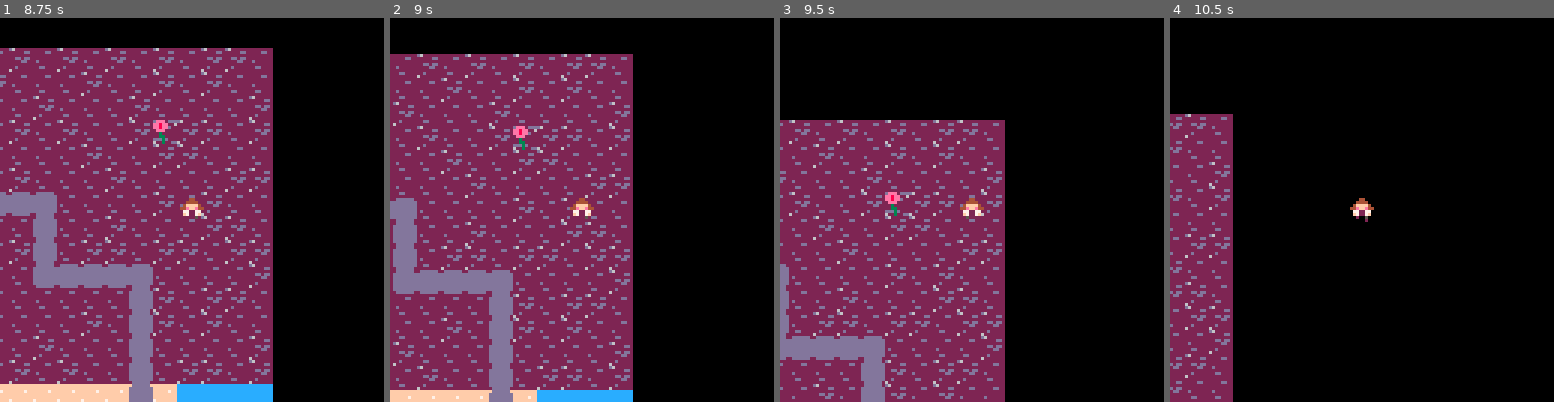
Above: before the commit, frames 1-4 (left to right).
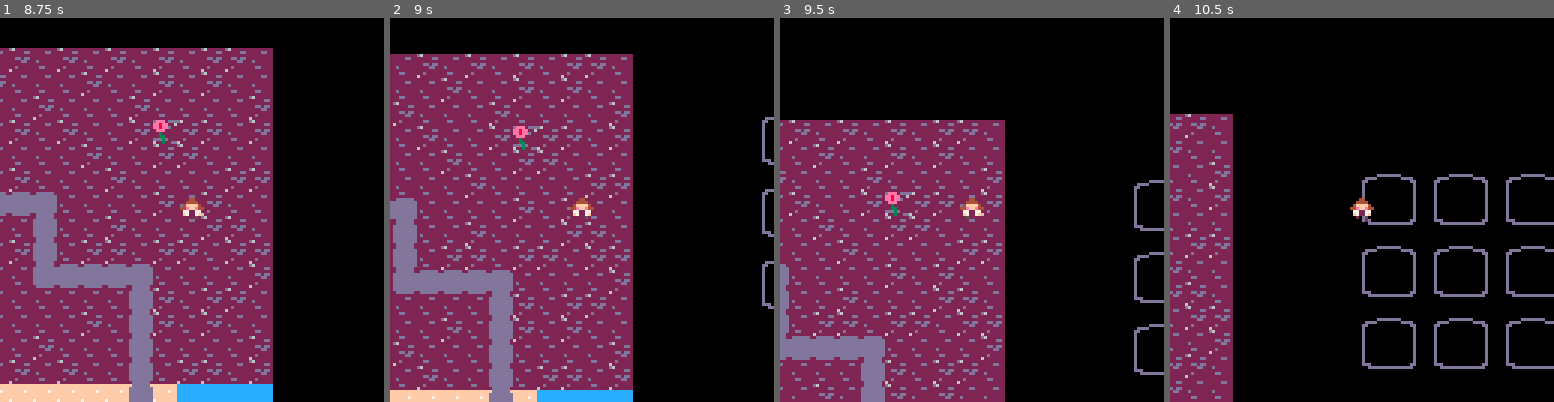
Above: after the commit, the same moments.

Repository: chelhuff/plnt
Game: PICO-8 cartridge plnt.p8
Same seed, same stepped clock (60 frames per second), same inputs: the game is played once before the commit and once after it.
Inputs:
- Up to frame 1 (8.75 s): tap O (Z key) at 1.07, 1.8, 2.43, 3.07, 3.7, 4.33, 4.97, 5.6, 6.23, 6.87, 7.5, 8.13 s; hold Right 2.33-3.33 s; hold Right 3.38-4.22 s; hold Up 4.27-4.67 s; hold Right 4.72-5.72 s; hold Down 5.77-6.1 s; hold Left 6.15-6.98 s; hold Right 7.03-8.03 s; hold Right from 8.08 s (still down)
- Up to frame 2 (9 s): tap O (Z key) at 8.77 s; release Right at 8.92 s; hold Up from 8.97 s (still down)
- Up to frame 3 (9.5 s): release Up at 9.37 s; tap O (Z key) at 9.4 s; hold Right from 9.42 s (still down)
- Up to frame 4 (10.5 s): tap O (Z key) at 10.03 s; release Right at 10.42 s; hold Down from 10.47 s (still down)

Frame 1 is identical in both runs. In frame 2, 0.4% of the frame differs, in the area x 96-100%, y 25-76%; in frame 3, 0.6%; in frame 4, 3.1%, in the area x 50-100%, y 40-92%.

Commit message:
added inventory sprites to map in box form

Diff:
--- a/plnt.p8
+++ b/plnt.p8
@@ -67,25 +67,23 @@
 
 --player movement implemented here
 function game_update()
-    --left arrow key
+
+
     if btn(0) then
         player.x -= player.speed
         move()
     end
 
-    --right arrow key
     if btn(1)  then
         player.x += player.speed
         move()
     end
 
-    --up arrow key
     if btn(2) then
         player.y -= player.speed
         move()
     end
 
-    --down arrow key
     if btn(3) then
         player.y += player.speed
         move()
@@ -110,7 +108,7 @@
     player.moving = true
     player.sprite += 1
     if player.sprite > 2 then
-        player.sprite = 0
+                player.sprite = 0
     end
     cls()
 end
@@ -199,15 +197,15 @@
 __map__
 0404040404040404040404040404040407080807080708070807080708070708000000161616130000000000000000000000000000000000000000000000000000000000000000000000000000000000000000000000000000000000000000000000000000000000000000000000000000000000000000000000000000000000
 0404040404040404040404040404040407080728070808080708080708070808000000161616000000000000000000000000000000000000000000000000000000000000000000000000000000000000000000000000000000000000000000000000000000000000000000000000000000000000000000000000000000000000
-0404040404040404040404040404040408080807080807080808070808080807000000161616000000000000000000000000000000000000000000000000000000000000000000000000000000000000000000000000000000000000000000000000000000000000000000000000000000000000000000000000000000000000
-0404040404040404040404040404040407080708080708070808072707070807000000000000160000000000000000000000000000000000000000000000000000000000000000000000000000000000000000000000000000000000000000000000000000000000000000000000000000000000000000000000000000000000
-0404040404040404040404040404040408080808080808080708080707080808000000000000000000000000000000000000000000000000000000000000000000000000000000000000000000000000000000000000000000000000000000000000000000000000000000000000000000000000000000000000000000000000
-0404040404040404040404040404040407080807080708080807080808080707000000000000000000000000000000000000000000000000000000000000000000000000000000000000000000000000000000000000000000000000000000000000000000000000000000000000000000000000000000000000000000000000
-040404040404041414140404040f0f0f1f1f1f1f1f1f1f080808080708070808000000000000000000000000000000000000000000000000000000000000000000000000000000000000000000000000000000000000000000000000000000000000000000000000000000000000000000000000000000000000000000000000
-0f0f0f0f0f0f0f1415140f0f0f0f04040707080808081f080807080808070708000000000000000000000000000000000000000000000000000000000000000000000000000000000000000000000000000000000000000000000000000000000000000000000000000000000000000000000000000000000000000000000000
-040404040404041414140404040404040808070808071f080707080707080707000000000000000000000000000000000000000000000000000000000000000000000000000000000000000000000000000000000000000000000000000000000000000000000000000000000000000000000000000000000000000000000000
-040404040404040404040404040404040708080808081f1f1f1f1f0808080807000000000000000000000000000000000000000000000000000000000000000000000000000000000000000000000000000000000000000000000000000000000000000000000000000000000000000000000000000000000000000000000000
-04040404040404040404040404040404070808080808080808081f0708070708000000000000000000000000000000000000000000000000000000000000000000000000000000000000000000000000000000000000000000000000000000000000000000000000000000000000000000000000000000000000000000000000
+0404040404040404040404040404040408080807080807080808070808080807000000161610111210111210111200000000000000000000000000000000000000000000000000000000000000000000000000000000000000000000000000000000000000000000000000000000000000000000000000000000000000000000
+0404040404040404040404040404040407080708080708070808072707070807000000000020162220002220002200000000000000000000000000000000000000000000000000000000000000000000000000000000000000000000000000000000000000000000000000000000000000000000000000000000000000000000
+0404040404040404040404040404040408080808080808080708080707080808000000000030313230313230313200000000000000000000000000000000000000000000000000000000000000000000000000000000000000000000000000000000000000000000000000000000000000000000000000000000000000000000
+0404040404040404040404040404040407080807080708080807080808080707000000000010111210111210111200000000000000000000000000000000000000000000000000000000000000000000000000000000000000000000000000000000000000000000000000000000000000000000000000000000000000000000
+040404040404041414140404040f0f0f1f1f1f1f1f1f1f080808080708070808000000000020002220002220002200000000000000000000000000000000000000000000000000000000000000000000000000000000000000000000000000000000000000000000000000000000000000000000000000000000000000000000
+0f0f0f0f0f0f0f1415140f0f0f0f04040707080808081f080807080808070708000000000030313230313230313200000000000000000000000000000000000000000000000000000000000000000000000000000000000000000000000000000000000000000000000000000000000000000000000000000000000000000000
+040404040404041414140404040404040808070808071f080707080707080707000000000010111210111210111200000000000000000000000000000000000000000000000000000000000000000000000000000000000000000000000000000000000000000000000000000000000000000000000000000000000000000000
+040404040404040404040404040404040708080808081f1f1f1f1f0808080807000000000020002220002220002200000000000000000000000000000000000000000000000000000000000000000000000000000000000000000000000000000000000000000000000000000000000000000000000000000000000000000000
+04040404040404040404040404040404070808080808080808081f0708070708000000000030313230313230313200000000000000000000000000000000000000000000000000000000000000000000000000000000000000000000000000000000000000000000000000000000000000000000000000000000000000000000
 04040404040404040404040404040404070808080808080807081f0708070808090000000000000000000000000000000000000000000000000000000000000000000000000000000000000000000000000000000000000000000000000000000000000000000000000000000000000000000000000000000000000000000000
 04040404040404040404040404040404080808070808070808081f0808080807090000000000000000000000000000000000000000000000000000000000000000000000000000000000000000000000000000000000000000000000000000000000000000000000000000000000000000000000000000000000000000000000
 04040404040404040404040404040404070807080807080708081f0807070807000000000000000000000000000000000000000000000000000000000000000000000000000000000000000000000000000000000000000000000000000000000000000000000000000000000000000000000000000000000000000000000000
Not shown, changed: 18 lines of the sprite sheet (__gfx__) section of plnt.p8
